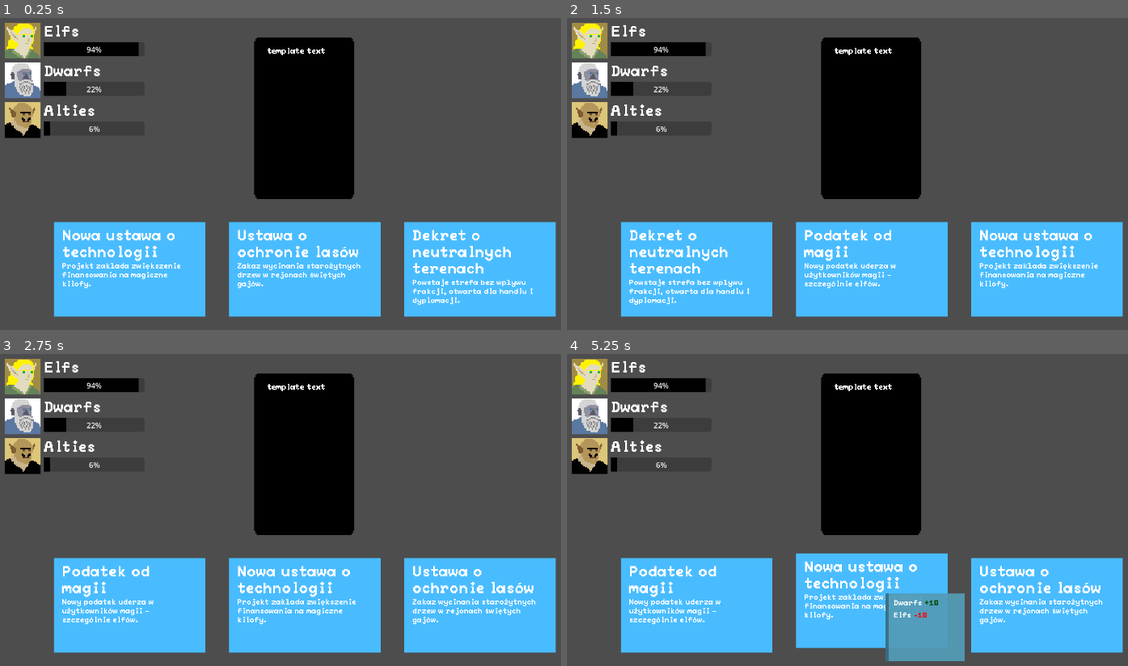
Above: before the commit, frames 1-4 (two rows, left to right).
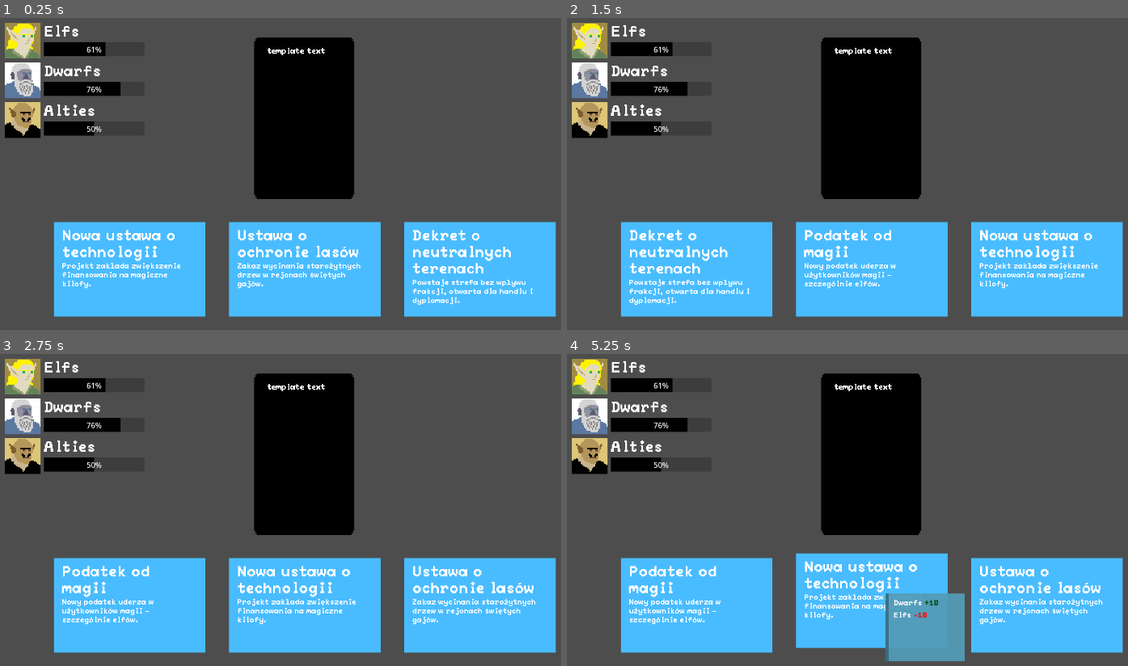
Above: after the commit, the same moments.

Repository: WhatYouFormaggiKindOfPizza/game
Game: Godot game, scene res://scenes/game.tscn
The game is run twice, just before and just after one commit, with the same random seed, the same clock (stepped at 60 frames per second) and the same inputs.
Inputs (mouse positions are in pixels of both pictures, inside the frame that each line leads up to):
- Up to frame 1 (0.25 s): no input
- Up to frame 2 (1.5 s): click (696, 270) at 0.52 s; click (696, 270) at 1.27 s
- Up to frame 3 (2.75 s): click (129, 606) at 2.02 s
- Up to frame 4 (5.25 s): tap Enter at 2.75, 4.25 s; move the mouse to (1015, 478) at 2.77 s; tap Space at 3.5, 5 s; move the mouse to (746, 516) at 3.52 s; move the mouse to (937, 416) at 4.27 s; move the mouse to (841, 569) at 5.02 s

The runs differ from the first frame. In frame 1, 1.1% of the frame differs, in the area x 8-25%, y 7-38%; in frame 2, 1.1%; in frame 3, 1.1%; in frame 4, 1.1%.

Commit message:
Rewrote function to minimize debbuger red sad texts

Diff:
--- a/scripts/entity_group.gd
+++ b/scripts/entity_group.gd
@@ -33,9 +33,8 @@
             relationship["relationship"] += value
 
 func get_player_relationship_value() -> int:
-    var r_idx = relationships.find(
-        func(r):
-            return r["king"].is_player == true
-    )
-
-    return relationships[r_idx]["relationship"]
+    var relationship_value : int;
+    for relationship in relationships:
+        if(relationship["king"].is_player == true):
+            relationship_value = relationship['relationship']
+    return relationship_value
